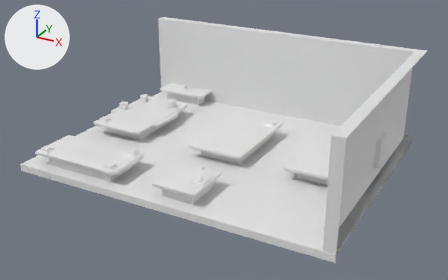
A saved change to the FBX model Resources/Assets/WIP/FBX/Level[BoxConundrum].fbx.
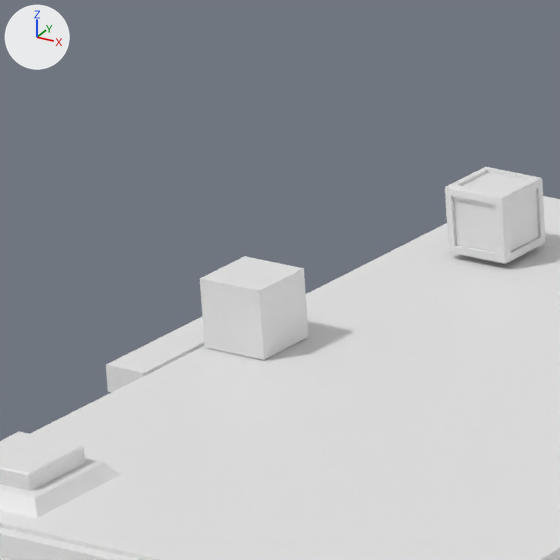
The first picture shows the older version from a camera (50 mm lens) standing at (0.389, -0.718, 0.355) and looking at (0.002, -0.014, 0.003). The close-ups show both versions on the part from 23% to 33% of the width and 28% to 45% of the height of that picture; other places that the commit changed are outside them. Every picture has the same lights, and +X, +Y and +Z are marked at upper left. Materials are left out; every surface is plain grey. Where no turn or scale is listed for an object, it has been applied to the vertices.

The older version as bpy lines, for what is in view:
```python
me_mesh = bpy.data.meshes.new('Mesh')
me_mesh.from_pydata(...)  # a box spanning x -0.005..0.005, y -0.005..0.005, z -0.005..0.005
me_mesh.materials.append(mat_lambert1)
me_mesh_012 = bpy.data.meshes.new('Mesh.012')
me_mesh_012.from_pydata(...)  # 48 vertices, 92 faces; spans x -0.009..0.009, y -0.009..0.009, z -0.0002..0.002
me_mesh_012.materials.append(mat_button2)
me_mesh_018 = bpy.data.meshes.new('Mesh.018')
me_mesh_018.from_pydata(...)  # a box spanning x -0.0032..0.0032, y -0.018..0.018, z -0.0019..0.0019
me_mesh_018.materials.append(mat_door5)
ob_buttonbase2 = bpy.data.objects.new('buttonBase2', me_mesh_012)
ob_buttonbase2.location = (-0.1968, -0.0316, 0.0)
ob_doorentrance = bpy.data.objects.new('doorEntrance', me_mesh_018)
ob_doorentrance.location = (-0.2111, 0.0249, -0.0016)
ob_pcube8 = bpy.data.objects.new('pCube8', me_mesh)
ob_pcube8.location = (-0.202, 0.0242, 0.0051)
# also in view: 'pCube9' at (-0.166, -0.016, -0.002); 'boxEdgy1' at (-0.194, 0.069, 0.006); 'polySurface7' at (-0.166, 0.024, -0.01); 'button2' at (-0.197, -0.032, 0.003)
```
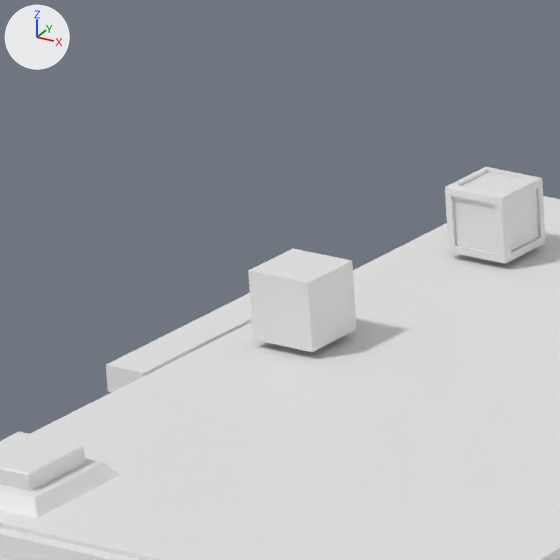
Where the newer file only moved an object's origin or applied its transform, the numbers keep the older frame.

Diff of the bpy script that builds the scene:
```diff
--- a/Resources/Assets/WIP/FBX/Level[BoxConundrum].fbx.py
+++ b/Resources/Assets/WIP/FBX/Level[BoxConundrum].fbx.py
@@ ob_pcube8 @@
 ob_pcube8 = bpy.data.objects.new('pCube8', me_mesh)
-ob_pcube8.location = (-0.202, 0.0242, 0.0051)
+ob_pcube8.location = (-0.1964, 0.0277, 0.0061)
```

What differs and where, as boxes (x1, y1, x2, y2) in the close-ups (560 x 560 px):
'pCube8', moved: before (200, 256, 308, 360); after (248, 249, 357, 352)
